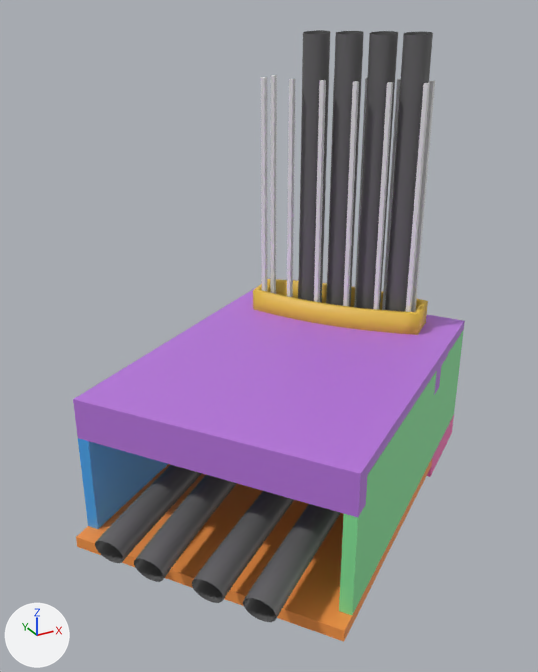
One commit to the glTF model Cliff.glb: the scene before it, then after it.
Camera for both pictures: a camera (50 mm lens) standing at (-15.1, -22.4, 18.0) and looking at (-2.8, 0.1, 6.7). Every picture has the same lights, and +X, +Y and +Z are marked at lower left. Vertices at the same position are counted once.
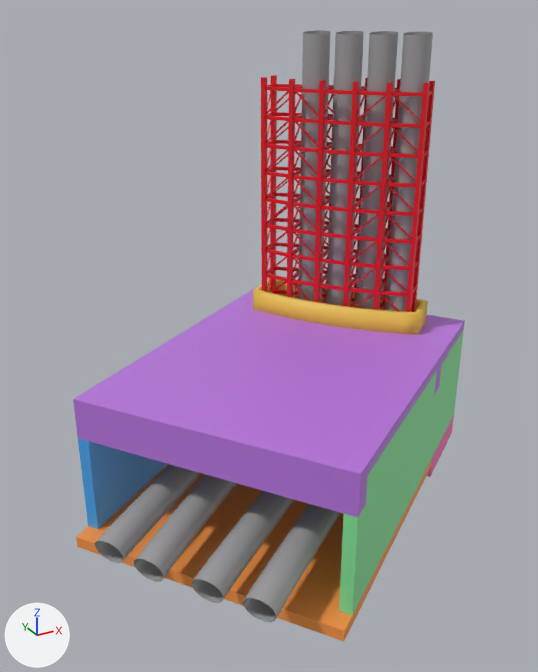
Changed parts and their boxes [x1, y1, x2, y2] in the pictures (538 x 672 px):
'Plane.010', recoloured (grey to red)
    both: [261, 75, 435, 312]
'BézierCurve', recoloured
    both: [243, 31, 433, 622]
'BézierCurve.001', recoloured
    both: [192, 31, 398, 603]
'BézierCurve.002', recoloured
    both: [134, 31, 364, 582]
'BézierCurve.003', recoloured
    both: [95, 30, 330, 563]
'Cube.002', reshaped (not visible before)
    after: [265, 84, 432, 312]
'Cube.016', reshaped (not visible before)
    after: [266, 90, 431, 311]

Patch to the scene script:
```diff
--- a/Cliff.glb.py
+++ b/Cliff.glb.py
@@ mat_pipe_grey @@
 mat_pipe_grey = principled_material('Pipe Grey')
-mat_pipe_grey.base_color = (0.122, 0.122, 0.122)  # dark grey #626262
+mat_pipe_grey.base_color = (0.349, 0.349, 0.349)  # grey #9f9f9f
@@ mat_material @@
+mat_material = principled_material('Material')
+mat_material.base_color = (0.8, 0.0, 0.00919)  # red #e70018
@@ me_cube_004 @@
 # used by ob_cube_002; location = (0.0, 0.0, 0.0)
-me_cube_004.from_pydata(...)  # 128 vertices, 192 faces; spans x 0.03..5.22, y 0.5..6.56, z -0.01..0.13
+me_cube_004.from_pydata(...)  # 1792 vertices, 2688 faces; spans x 0.03..5.22, y 0.5..6.56, z -0.01..15.07
+# me_cube_004 part 1: 1424 vertices added at x 0.03..5.22, y 0.5..6.56, z 2.29..15.07
+me_cube_004.materials.append(mat_material)  # red #e70018
@@ me_cube_034 @@
 # used by ob_cube_016; location = (0.0, 0.0, 0.0)
-me_cube_034.from_pydata(...)  # 112 vertices, 168 faces; spans x 0.15..5.09, y 0.61..6.44, z 0.0..1.24
+me_cube_034.from_pydata(...)  # 1456 vertices, 2184 faces; spans x 0.15..5.09, y 0.61..6.44, z 0.0..15.1
+# me_cube_034 part 2: 1104 vertices added at x 0.15..5.09, y 0.61..6.44, z 3.46..15.1
+me_cube_034.materials.append(mat_material)  # red #e70018
@@ me_plane_010 @@
 me_plane_010.from_pydata(...)  # 96 vertices, 144 faces; spans x 0.0..5.3, y 0.5..6.6, z 0.0..15.4
+me_plane_010.materials.append(mat_material)  # red #e70018
```
